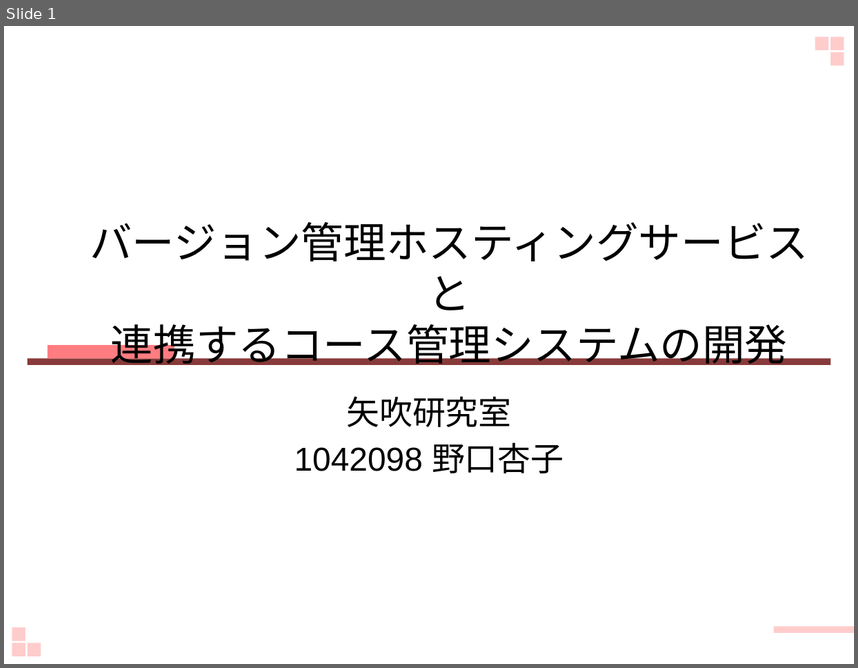
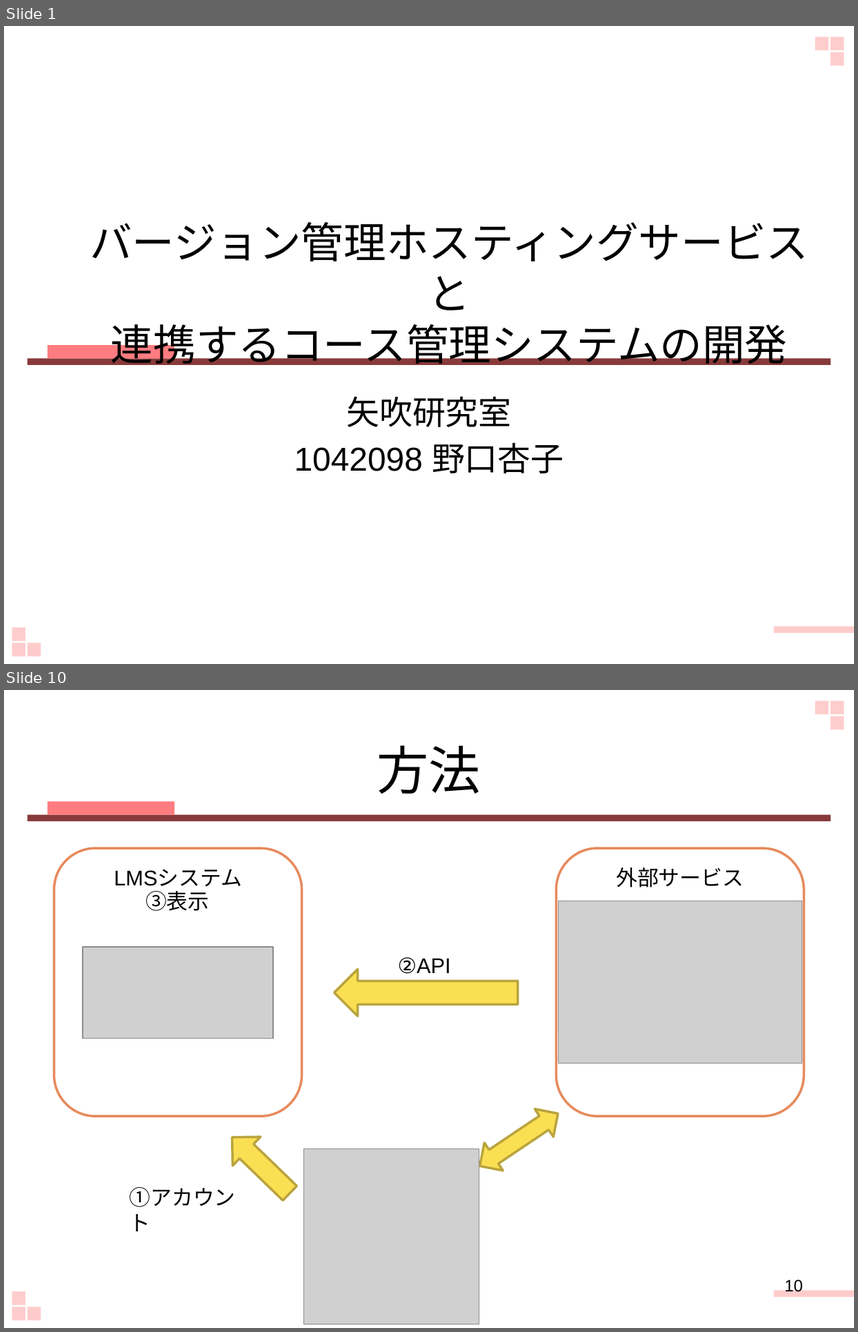
Before and after one commit to keimatsui/kadai, a slide deck: 卒業論文/2012/野口杏子/最終発表.pptx. Shown one above the other, each under a label of ours: slide 1 before the commit, slides 1 and 10 after it; the slides between them are not shown. The pictures are 858x668 and 858x1332 pixels, drawn with LibreOffice and Linux fonts; fonts in the diff are those of the drawing; grey boxes stand for pictures. Boxes give left, top, right and bottom in pixels: in the first picture for what was removed or moved away, otherwise in the second. Text is boxed around its words. In the diff, an @@ line names an element or a change of style, - is before the commit and + after.

```diff
--- a/卒業論文/2012/野口杏子/最終発表.pptx
+++ b/卒業論文/2012/野口杏子/最終発表.pptx
@@ slide 10 added at <box>4,690,854,1328</box>, background #FFFFFF; not listed: 7 template elements that a slide beside it also shows @@
@@ title added at <box>377,745,481,793</box>, 44 pt, text #000000 @@
+方法
@@ rectangle added at <box>47,801,174,815</box>, fill #FF7C80 @@
@@ rectangle added at <box>27,815,831,822</box>, fill #883A3A @@
@@ rounded rectangle added at <box>54,848,301,1116</box>, fill #FFFFFF, outline #E78A5C 2 pt, 18 pt, text #000000 @@
+LMSシステム
@@ rounded rectangle added at <box>557,848,804,1116</box>, outline #E78A5C 2 pt, 18 pt, text #000000 @@
+外部サービス
@@ text added at <box>145,891,209,911</box>, 18 pt, text #000000 @@
+③表示
@@ picture added at <box>558,901,802,1063</box> @@
@@ picture added at <box>82,947,272,1038</box> @@
@@ text added at <box>398,957,451,974</box>, 18 pt, text #000000 @@
+②API
@@ left arrow added at <box>335,969,518,1016</box>, fill #FBDF53, outline #BAA53D 2 pt @@
@@ left right arrow added at <box>470,1099,567,1179</box>, fill #FBDF53, outline #BAA53D 2 pt @@
@@ left arrow added at <box>218,1123,303,1207</box>, fill #FBDF53, outline #BAA53D 2 pt @@
@@ picture added at <box>304,1149,479,1324</box> @@
@@ text added at <box>121,1180,250,1214</box>, 18 pt, text #000000 @@
+①アカウント
@@ page number added at <box>784,1278,803,1292</box>, 14 pt, text #000000 @@
+10
```
Also in this commit, not shown: 5 slides changed, 10 other slides added, 6 slides removed.
